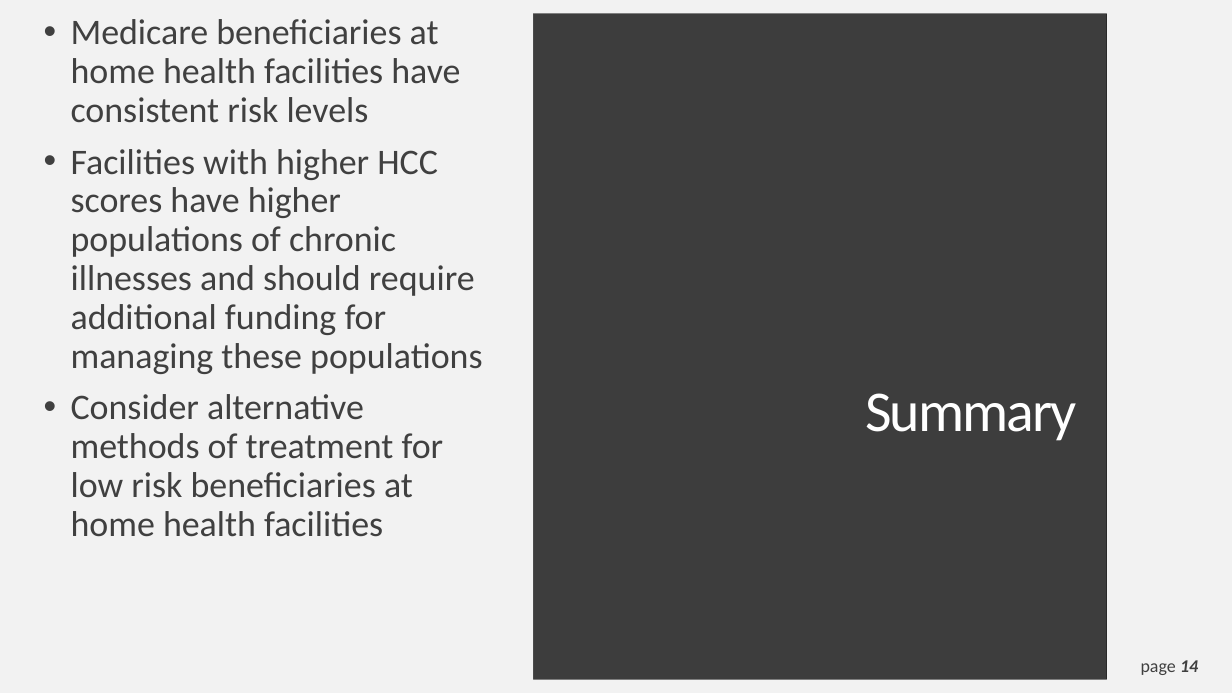
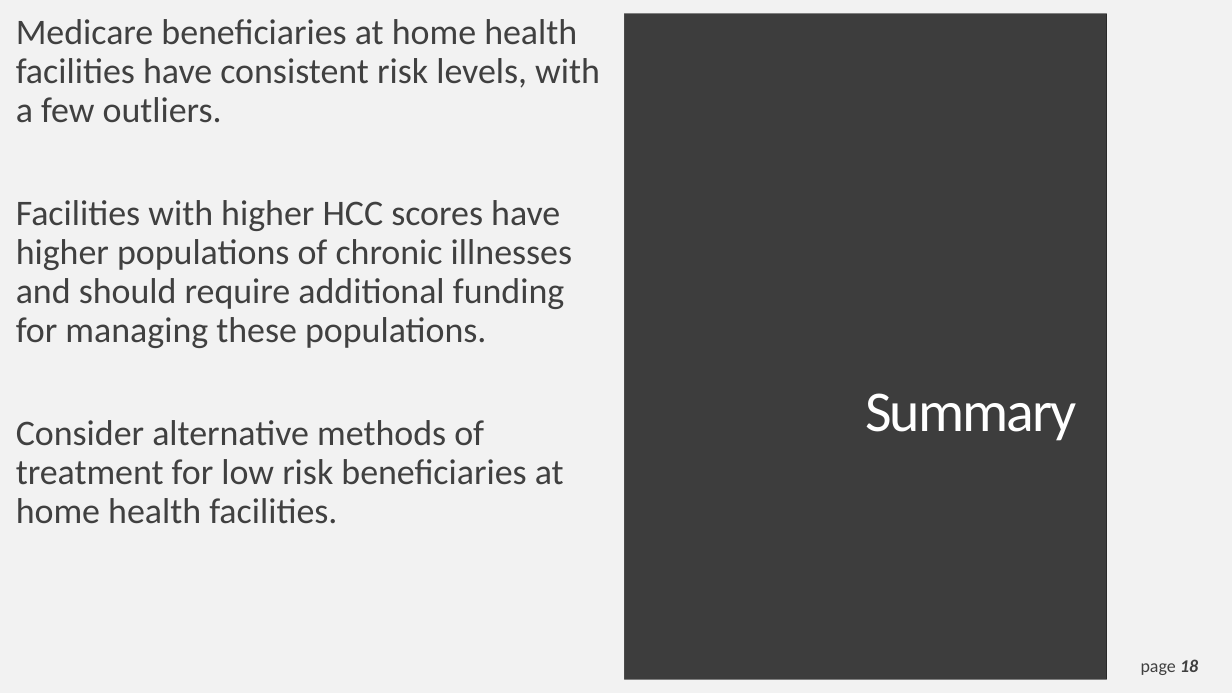
Before and after one commit to ekginn2/ML-Final-Project, a slide deck: slide 18 of Final Project Presentation.pptx (slide 14 before the commit). Drawn at 1232x693 pixels with LibreOffice and Linux fonts; fonts in the diff are those of the drawing; grey boxes stand for pictures. Boxes give left, top, right and bottom in pixels: in the first picture for what was removed or moved away, otherwise in the second. Text is boxed around its words. In the diff, an @@ line names an element or a change of style, - is before the commit and + after.

Commit message:
updated presentation

```diff
--- a/Final Project Presentation.pptx
+++ b/Final Project Presentation.pptx
@@ text at box(16, 19, 600, 524): text changed @@
-• Medicare beneficiaries at home health facilities have consistent risk levels
-• Facilities with higher HCC scores have higher populations of chronic illnesses and should require additional funding for managing these populations
-• Consider alternative methods of treatment for low risk beneficiaries at home health facilities
+Medicare beneficiaries at home health facilities have consistent risk levels, with a few outliers.
+Facilities with higher HCC scores have higher populations of chronic illnesses and should require additional funding for managing these populations.
+Consider alternative methods of treatment for low risk beneficiaries at home health facilities.
@@ picture: place and size @@
-picture at box(533, 14, 1107, 679)
+picture at box(625, 14, 1107, 679)
@@ rectangle: place and size @@
-rectangle at box(533, 14, 1107, 680)
+rectangle at box(625, 14, 1107, 679)
@@ page number at box(1141, 659, 1198, 675): text changed @@
-page 14
+page 18
```
Also in this commit, not shown: 2 other slides changed, 5 slides added, 1 slide removed, 11 other files.
